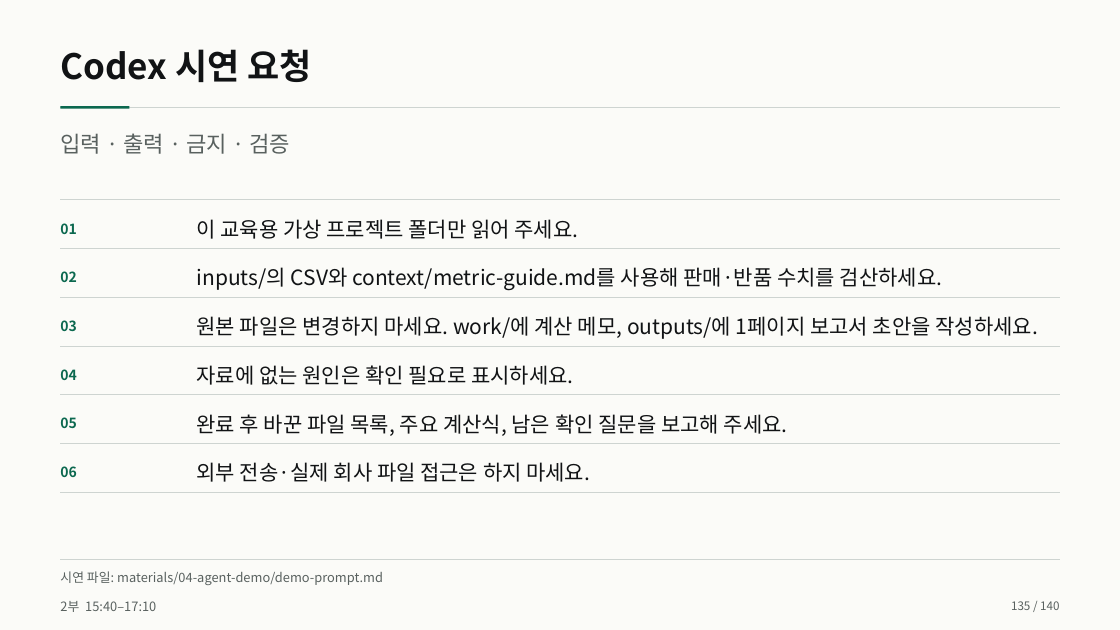
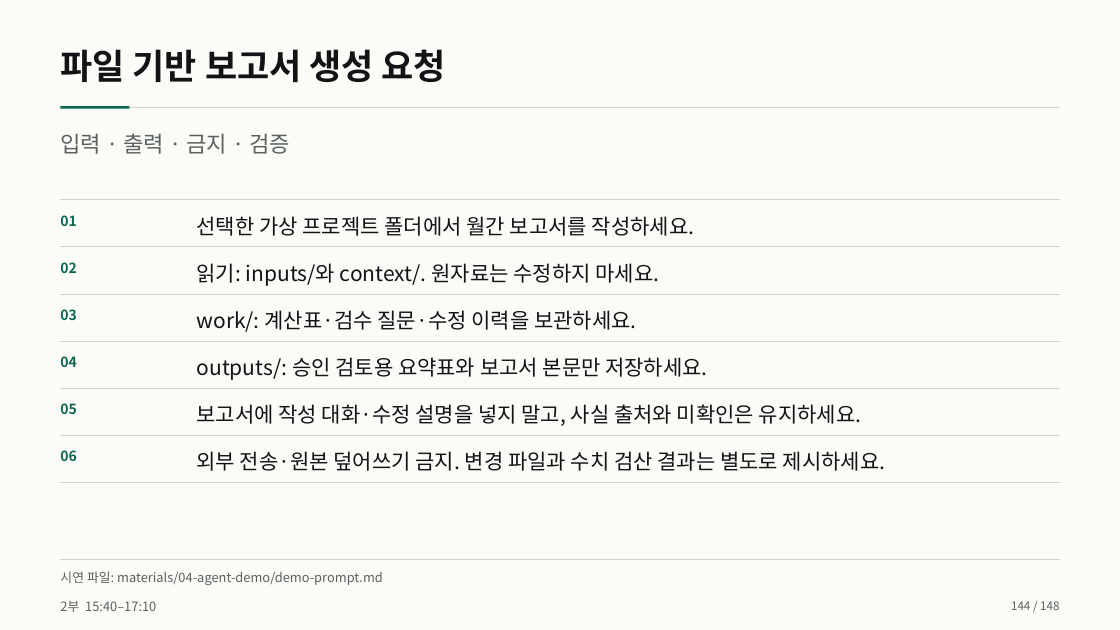
Before and after one commit to smilesjcha/how-to-work-better, a slide deck: slide 144 of lectures/20261007-daeryzen-ai-office/output/daeryzen-ai-office-20261007.pptx (slide 135 before the commit). Drawn at 1120x630 pixels with LibreOffice and Linux fonts; fonts in the diff are those of the drawing. Boxes give left, top, right and bottom in pixels: in the first picture for what was removed or moved away, otherwise in the second. Text is boxed around its words. In the diff, an @@ line names an element or a change of style, - is before the commit and + after.

Commit message:
build: 데어리젠 문서 예시 확장과 결과 중심 보고서 장표 개선

```diff
--- a/lectures/20261007-daeryzen-ai-office/output/daeryzen-ai-office-20261007.pptx
+++ b/lectures/20261007-daeryzen-ai-office/output/daeryzen-ai-office-20261007.pptx
@@ text at (60,49,446,82): text changed @@
-Codex 시연 요청
+파일 기반 보고서 생성 요청
@@ text at (197,216,694,236): text changed @@
-이 교육용 가상 프로젝트 폴더만 읽어 주세요.
+선택한 가상 프로젝트 폴더에서 월간 보고서를 작성하세요.
@@ text at (197,263,659,286): text changed @@
-inputs/의 CSV와 context/metric-guide.md를 사용해 판매·반품 수치를 검산하세요.
+읽기: inputs/와 context/. 원자료는 수정하지 마세요.
@@ text at (197,310,636,332): text changed @@
-원본 파일은 변경하지 마세요. work/에 계산 메모, outputs/에 1페이지 보고서 초안을 작성하세요.
+work/: 계산표·검수 질문·수정 이력을 보관하세요.
@@ text at (197,357,707,380): text changed @@
-자료에 없는 원인은 확인 필요로 표시하세요.
+outputs/: 승인 검토용 요약표와 보고서 본문만 저장하세요.
@@ 3 lines: place and size @@
-3 lines at (60,297,1060,395)
+3 lines at (60,294,1060,388)
@@ vertical alignment middle to top in 12 elements at (60,215,76,226), (60,262,76,273), (60,309,76,320), (60,356,76,367), (60,403,76,414), (60,450,76,461), (197,216,694,236), (197,451,885,471), (197,263,659,286), (197,357,707,380), (197,310,636,332), (197,404,861,426) @@
@@ text at (197,404,861,426): text changed @@
-완료 후 바꾼 파일 목록, 주요 계산식, 남은 확인 질문을 보고해 주세요.
+보고서에 작성 대화·수정 설명을 넣지 말고, 사실 출처와 미확인은 유지하세요.
@@ line moved from (60, 444) - (1060, 444) to (60, 435) - (1060, 435) @@
@@ text at (197,451,885,471): text changed @@
-외부 전송·실제 회사 파일 접근은 하지 마세요.
+외부 전송·원본 덮어쓰기 금지. 변경 파일과 수치 검산 결과는 별도로 제시하세요.
@@ line moved from (60, 492) - (1060, 492) to (60, 482) - (1060, 482) @@
@@ text at (1011,601,1059,610): text changed @@
-135 / 140
+144 / 148
```
Also in this commit, not shown: 135 other slides changed, 12 slides added, 4 slides removed, 33 other files.
